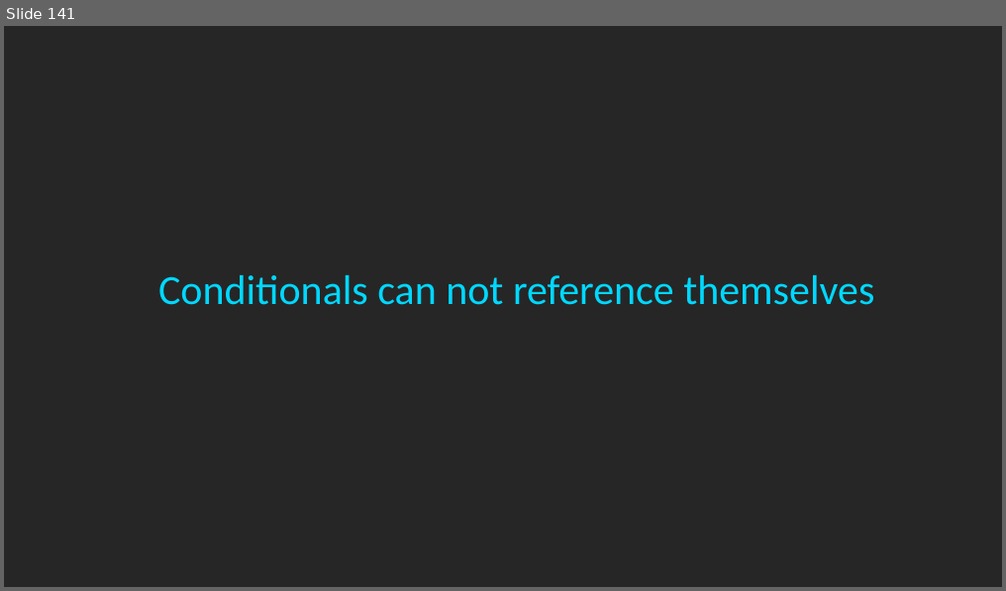
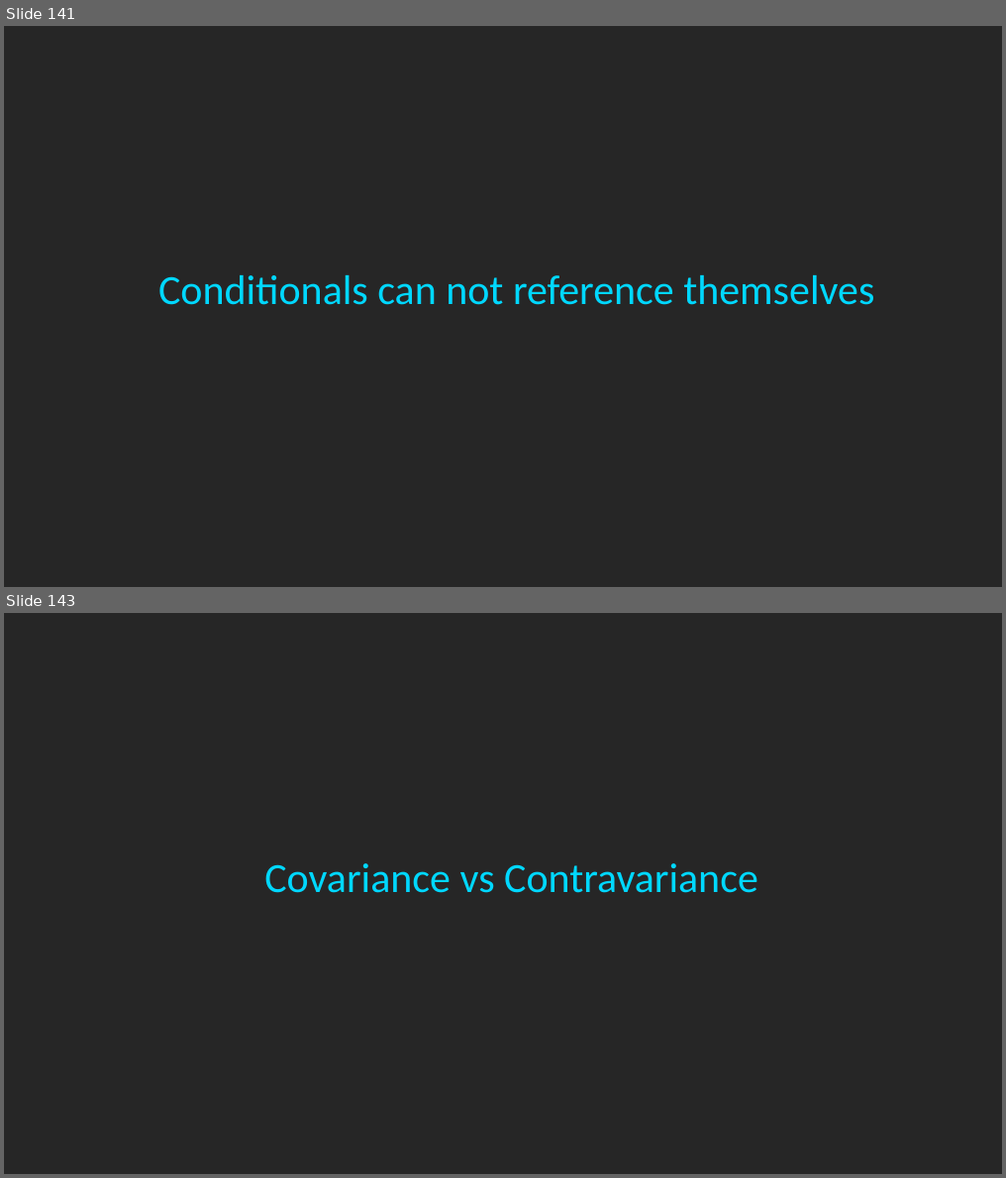
Before and after one commit to rkhaimov/ts-course, a slide deck: Course.pptx. Shown one above the other, each under a label of ours: slide 141 before the commit, slides 141 and 143 after it; the slides between them are not shown. The pictures are 1006x591 and 1006x1178 pixels, drawn with LibreOffice and Linux fonts; fonts in the diff are those of the drawing. Boxes give left, top, right and bottom in pixels: in the first picture for what was removed or moved away, otherwise in the second. Text is boxed around its words. In the diff, an @@ line names an element or a change of style, - is before the commit and + after.

```diff
--- a/Course.pptx
+++ b/Course.pptx
@@ slide 143 added at [4, 613, 1002, 1174], background #262626 @@
@@ text added at [264, 863, 758, 893], 40 pt, text #00D8FF @@
+Covariance vs Contravariance
```
Also in this commit, not shown: 5 other slides added.
